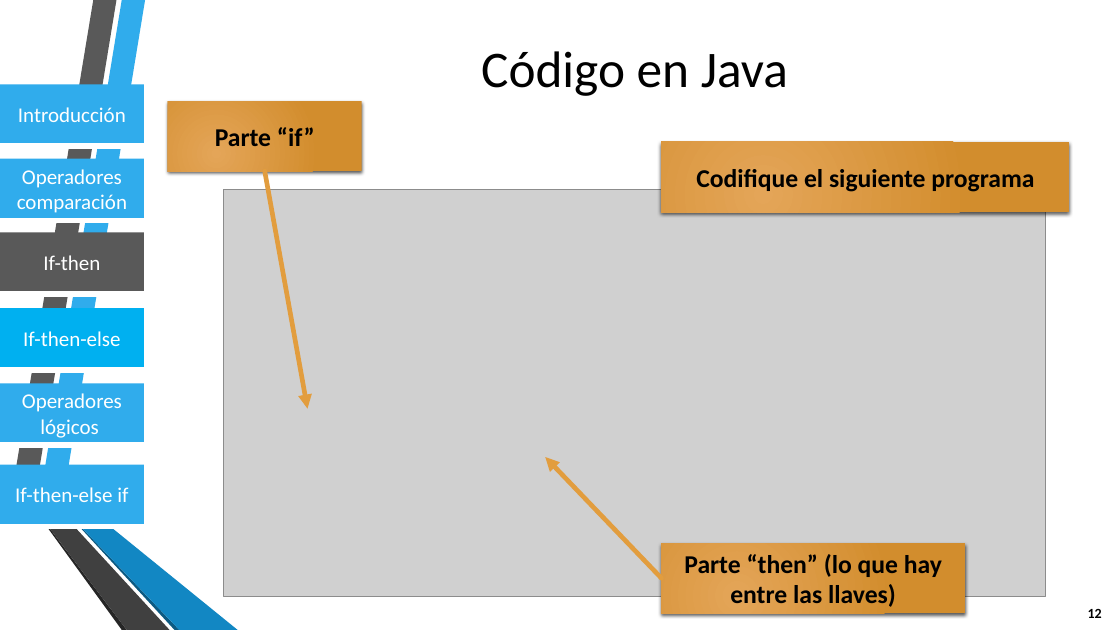
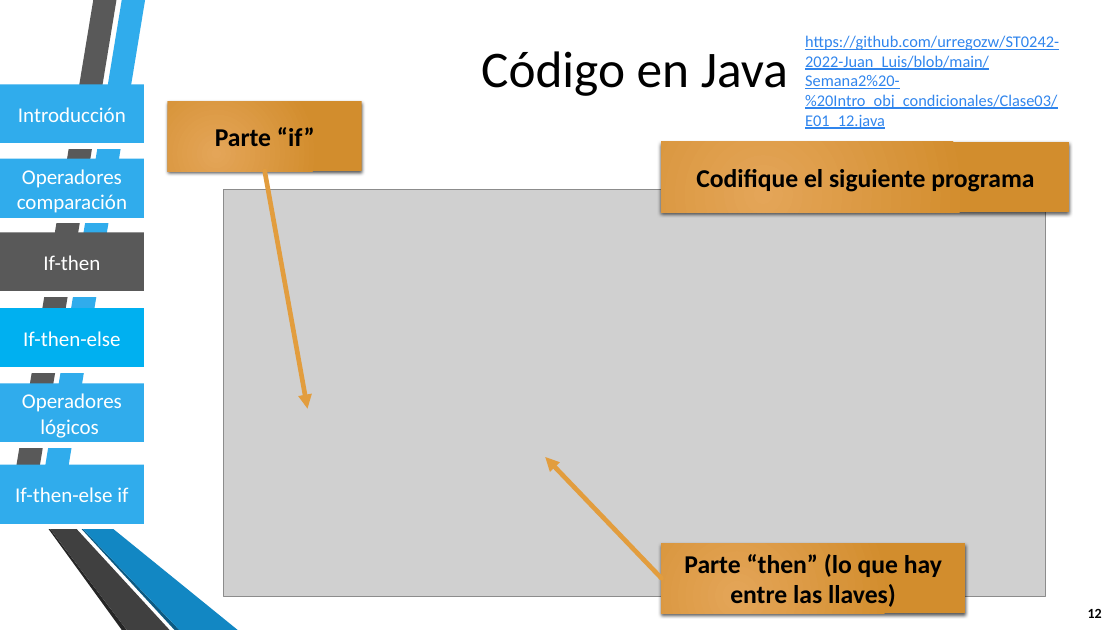
Before and after one commit to urregozw/ST0242-2022-Juan_Luis, a slide deck: slide 12 of Semana2 - Intro_obj_condicionales/Clase03/Clase-03-Condicionales.pptx. Drawn at 1120x630 pixels with LibreOffice and Linux fonts; fonts in the diff are those of the drawing; grey boxes stand for pictures; background and template pictures are left out. Boxes give left, top, right and bottom in pixels: in the first picture for what was removed or moved away, otherwise in the second. Text is boxed around its words. In the diff, an @@ line names an element or a change of style, - is before the commit and + after.

Commit message:
Actualizacion de los links de clase

```diff
--- a/Semana2 - Intro_obj_condicionales/Clase03/Clase-03-Condicionales.pptx
+++ b/Semana2 - Intro_obj_condicionales/Clase03/Clase-03-Condicionales.pptx
@@ text added at (805,35,1059,129), 14 pt, text #3085ED, underline @@
+https://github.com/urregozw/ST0242-2022-Juan_Luis/blob/main/Semana2%20-%20Intro_obj_condicionales/Clase03/E01_12.java
```
Also in this commit, not shown: 6 other slides changed.
